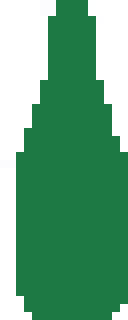
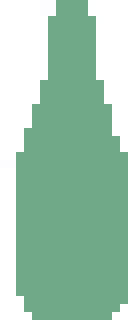
The second 128x320 image is a revision of the first. Changes to its layers:
"Слой 1": opacity 100% → 64% over (16, 0, 128, 320)
